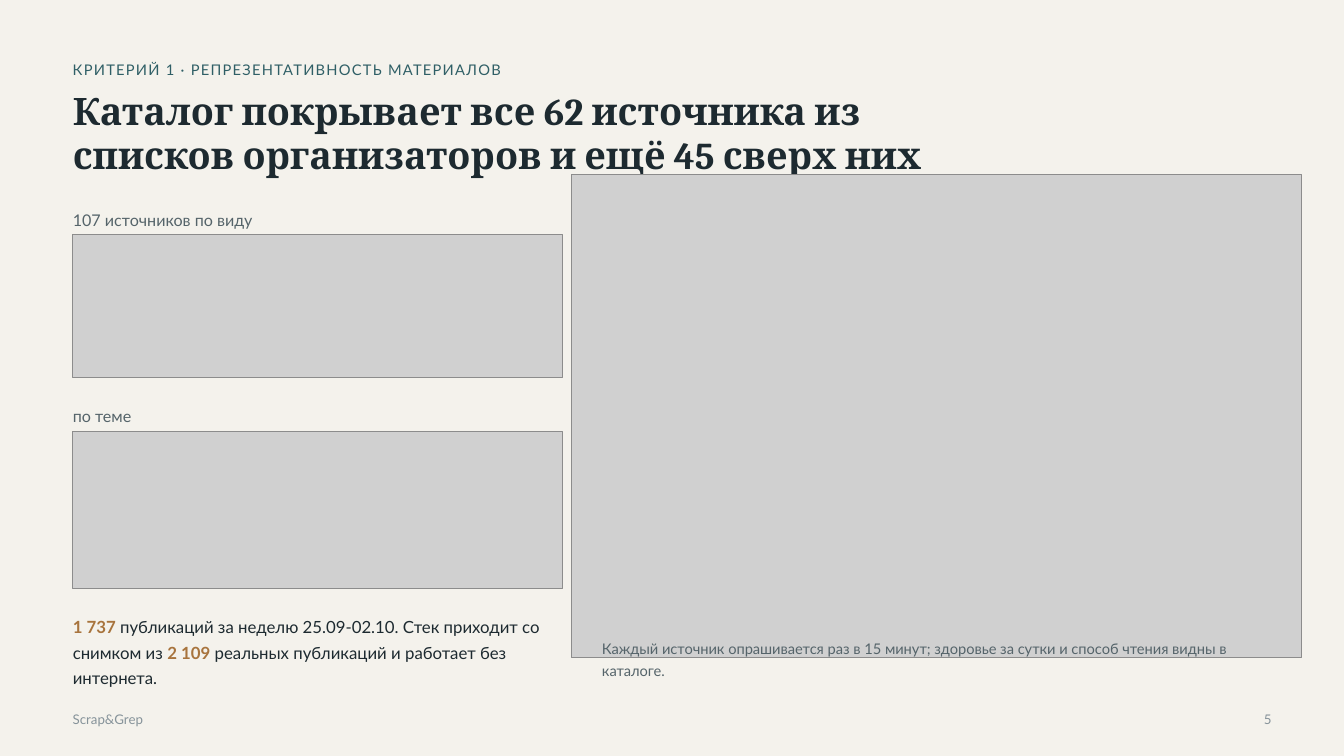
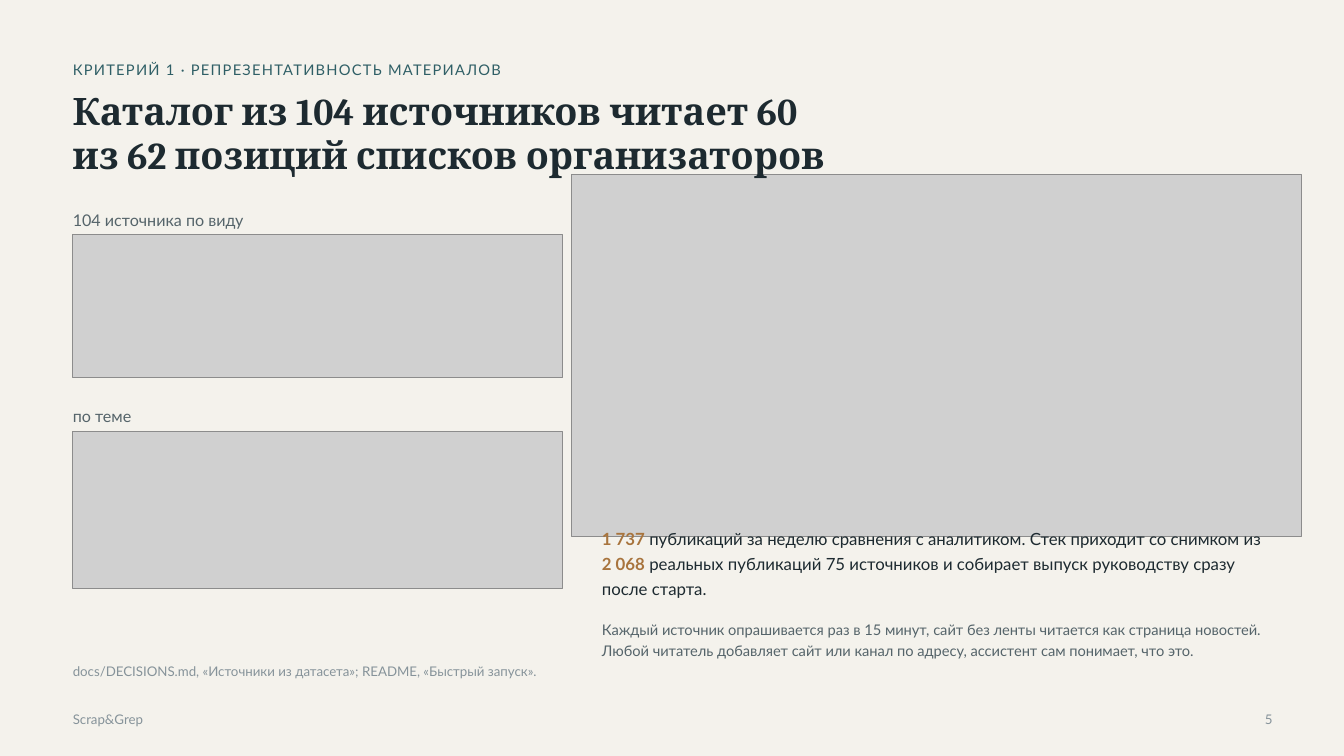
Before and after one commit to verikirill/scrap-and-grep, a slide deck: slide 5 of docs/presentation/scrapgrep.pptx. Drawn at 1344x756 pixels with LibreOffice and Linux fonts; fonts in the diff are those of the drawing; grey boxes stand for pictures. Boxes give left, top, right and bottom in pixels: in the first picture for what was removed or moved away, otherwise in the second. Text is boxed around its words. In the diff, an @@ line names an element or a change of style, - is before the commit and + after.

Commit message:
docs(presentation): rebuild the PDF and the editable PPTX

```diff
--- a/docs/presentation/scrapgrep.pptx
+++ b/docs/presentation/scrapgrep.pptx
@@ text at [73, 97, 825, 180]: text changed @@
-Каталог покрывает все 62 источника из
-списков организаторов и ещё 45 сверх них
+Каталог из 104 источников читает 60
+из 62 позиций списков организаторов
@@ picture: place and size @@
-picture at [572, 174, 1303, 658]
+picture at [572, 174, 1303, 536]
@@ text at [73, 214, 243, 229]: text changed @@
-107 источников по виду
+104 источника по виду
@@ text at [602, 533, 1261, 598]: text changed @@
-1 737 публикаций за неделю 25.09-02.10. Стек приходит со снимком из 2 109 реальных публикаций и работает без интернета.
+1 737 публикаций за неделю сравнения с аналитиком. Стек приходит со снимком из 2 068 реальных публикаций 75 источников и собирает выпуск руководству сразу после старта.
@@ text at [602, 624, 1261, 659]: text changed @@
-Каждый источник опрашивается раз в 15 минут; здоровье за сутки и способ чтения видны в каталоге.
+Каждый источник опрашивается раз в 15 минут, сайт без ленты читается как страница новостей. Любой читатель добавляет сайт или канал по адресу, ассистент сам понимает, что это.
@@ text added at [73, 666, 537, 678], 9.5 pt, text #86939A @@
+docs/DECISIONS.md, «Источники из датасета»; README, «Быстрый запуск».
```
Also in this commit, not shown: 17 other slides changed, 6 slides added, 4 slides removed, 1 other file.
